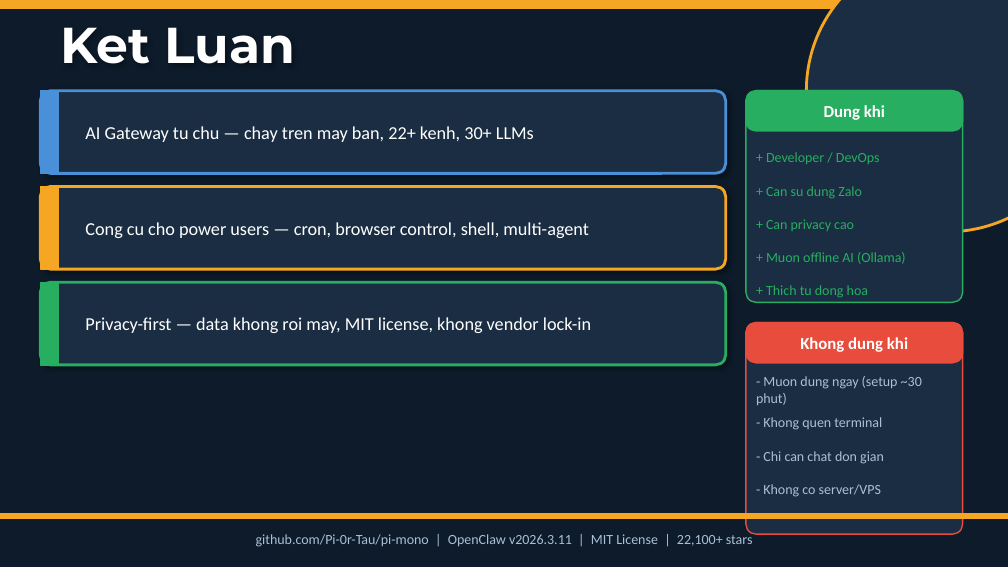
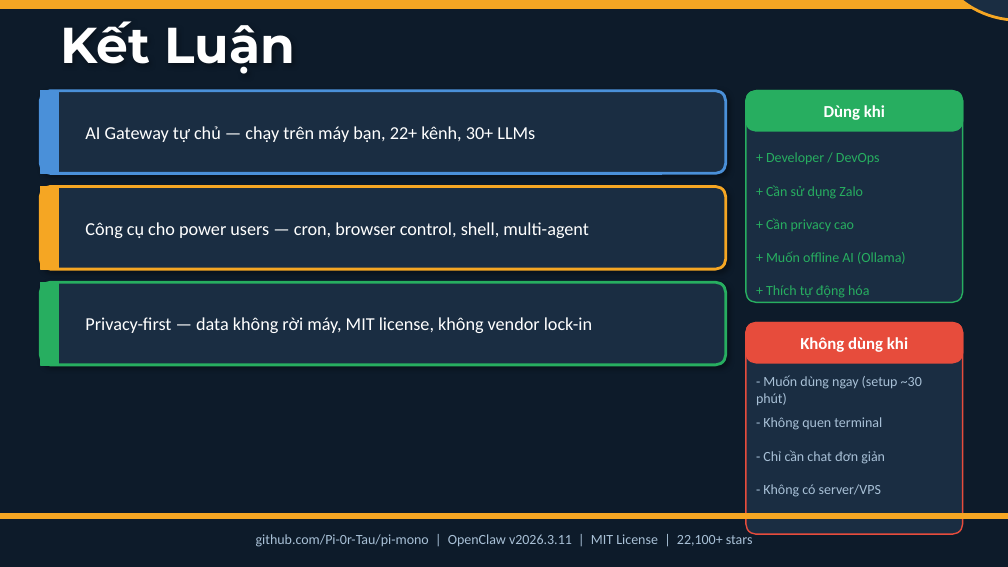
Before and after one commit to dvduongth/research_doc, a slide deck: slide 22 of open_claw/presentation/OpenClaw_Presentation.pptx. Drawn at 1008x567 pixels with LibreOffice and Linux fonts; fonts in the diff are those of the drawing. Boxes give left, top, right and bottom in pixels: in the first picture for what was removed or moved away, otherwise in the second. Text is boxed around its words. In the diff, an @@ line names an element or a change of style, - is before the commit and + after.

Commit message:
slide

```diff
--- a/open_claw/presentation/OpenClaw_Presentation.pptx
+++ b/open_claw/presentation/OpenClaw_Presentation.pptx
@@ text at box(60, 21, 295, 74): text changed @@
-Ket Luan
+Kết Luận
@@ ellipse: place and size @@
-ellipse at box(806, 0, 1008, 232)
+ellipse at box(927, 0, 1008, 20)
@@ text at box(824, 105, 885, 120): text changed @@
-Dung khi
+Dùng khi
@@ text at box(85, 126, 535, 142): text changed @@
-AI Gateway tu chu — chay tren may ban, 22+ kenh, 30+ LLMs
+AI Gateway tự chủ — chạy trên máy bạn, 22+ kênh, 30+ LLMs
@@ text at box(766, 185, 863, 199): text changed @@
-+ Can su dung Zalo
++ Cần sử dụng Zalo
@@ text at box(85, 222, 588, 238): text changed @@
-Cong cu cho power users — cron, browser control, shell, multi-agent
+Công cụ cho power users — cron, browser control, shell, multi-agent
@@ text at box(766, 218, 854, 231): text changed @@
-+ Can privacy cao
++ Cần privacy cao
@@ text at box(766, 251, 906, 264): text changed @@
-+ Muon offline AI (Ollama)
++ Muốn offline AI (Ollama)
@@ text at box(766, 285, 869, 298): text changed @@
-+ Thich tu dong hoa
++ Thích tự động hóa
@@ text at box(85, 317, 592, 333): text changed @@
-Privacy-first — data khong roi may, MIT license, khong vendor lock-in
+Privacy-first — data không rời máy, MIT license, không vendor lock-in
@@ text at box(800, 337, 908, 352): text changed @@
-Khong dung khi
+Không dùng khi
@@ text at box(756, 375, 922, 405): text changed @@
-- Muon dung ngay (setup ~30 phut)
+- Muốn dùng ngay (setup ~30 phút)
@@ text at box(763, 417, 882, 430): text changed @@
-- Khong quen terminal
+- Không quen terminal
@@ text at box(763, 450, 885, 464): text changed @@
-- Chi can chat don gian
+- Chỉ cần chat đơn giản
@@ text at box(763, 484, 881, 497): text changed @@
-- Khong co server/VPS
+- Không có server/VPS
```
Also in this commit, not shown: 10 other slides changed, 14 other files.
